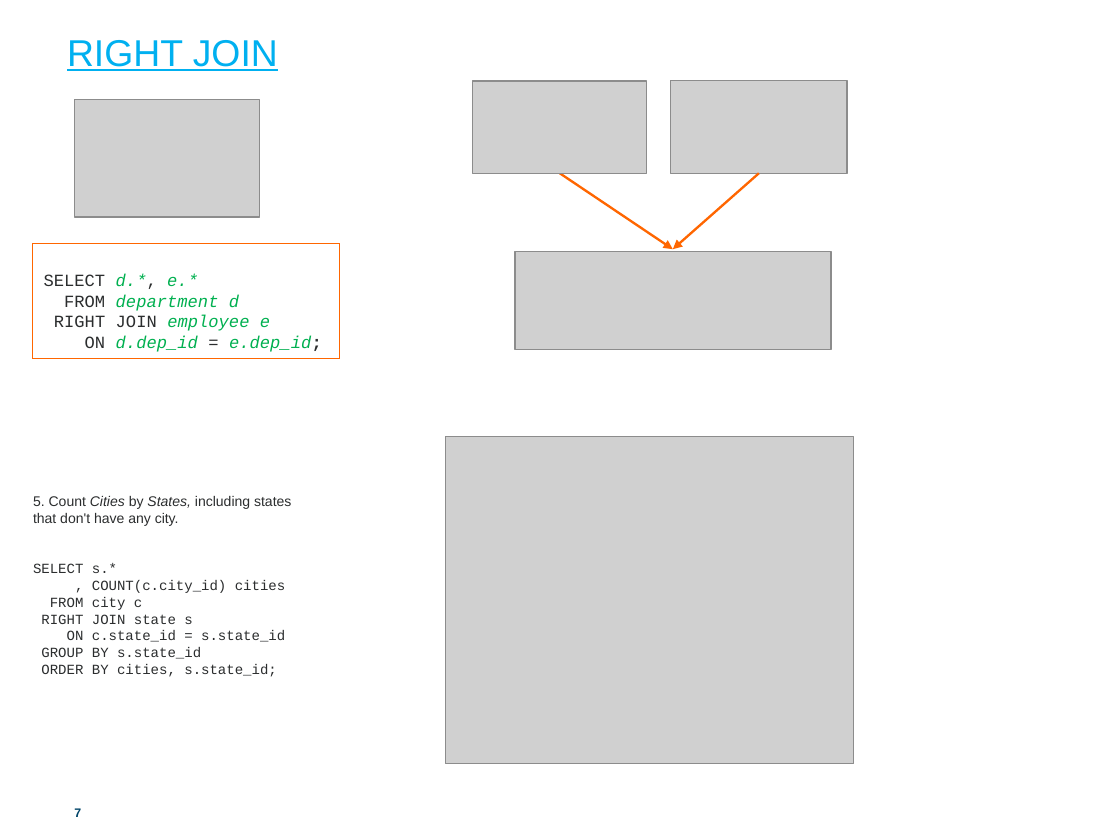
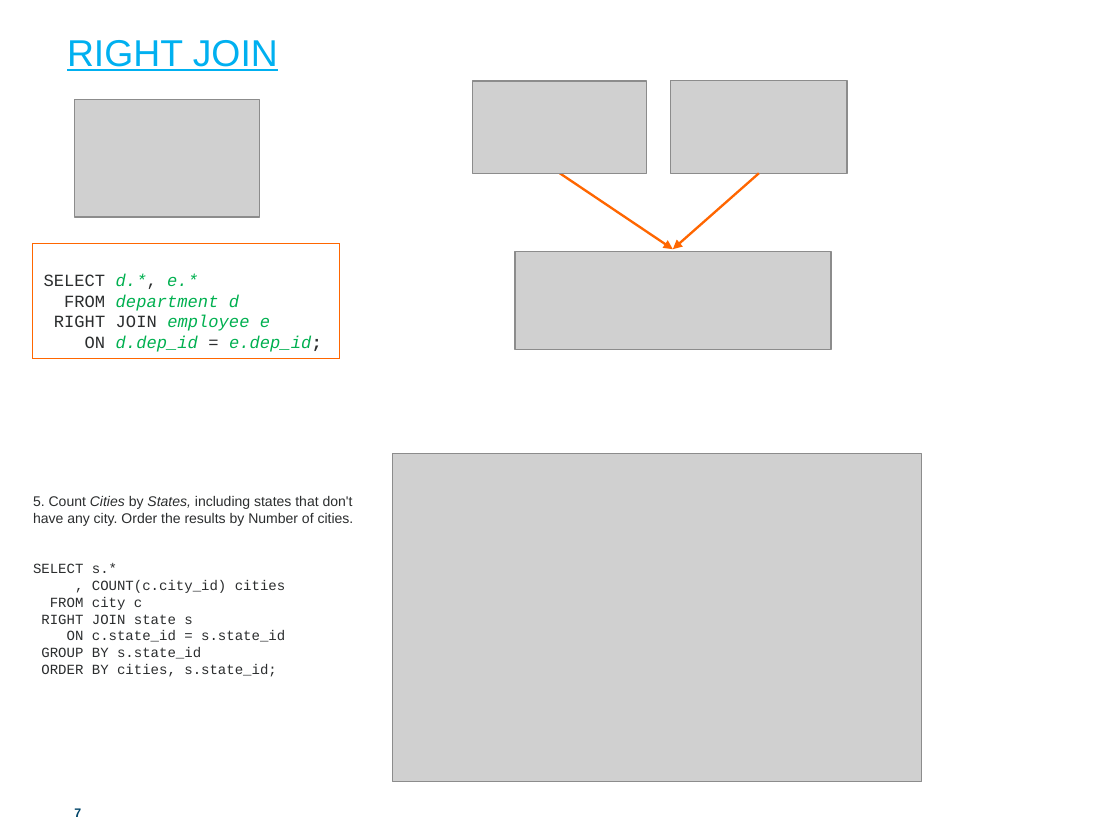
Before and after one commit to softtekAcademy/JavaCourse2016, a slide deck: slide 7 of SQL-master/SQL [3] Joins.pptx. Drawn at 1120x840 pixels with LibreOffice and Linux fonts; fonts in the diff are those of the drawing; grey boxes stand for pictures. Boxes give left, top, right and bottom in pixels: in the first picture for what was removed or moved away, otherwise in the second. Text is boxed around its words. In the diff, an @@ line names an element or a change of style, - is before the commit and + after.

```diff
--- a/SQL-master/SQL [3] Joins.pptx
+++ b/SQL-master/SQL [3] Joins.pptx
@@ picture: place and size @@
-picture at (446, 437, 855, 764)
+picture at (392, 454, 921, 782)
@@ text at (33, 496, 354, 526): text changed @@
-5. Count Cities by States, including states that don't have any city.
+5. Count Cities by States, including states that don't have any city. Order the results by Number of cities.
```
Also in this commit, not shown: 7 other slides changed, 6 other files.
